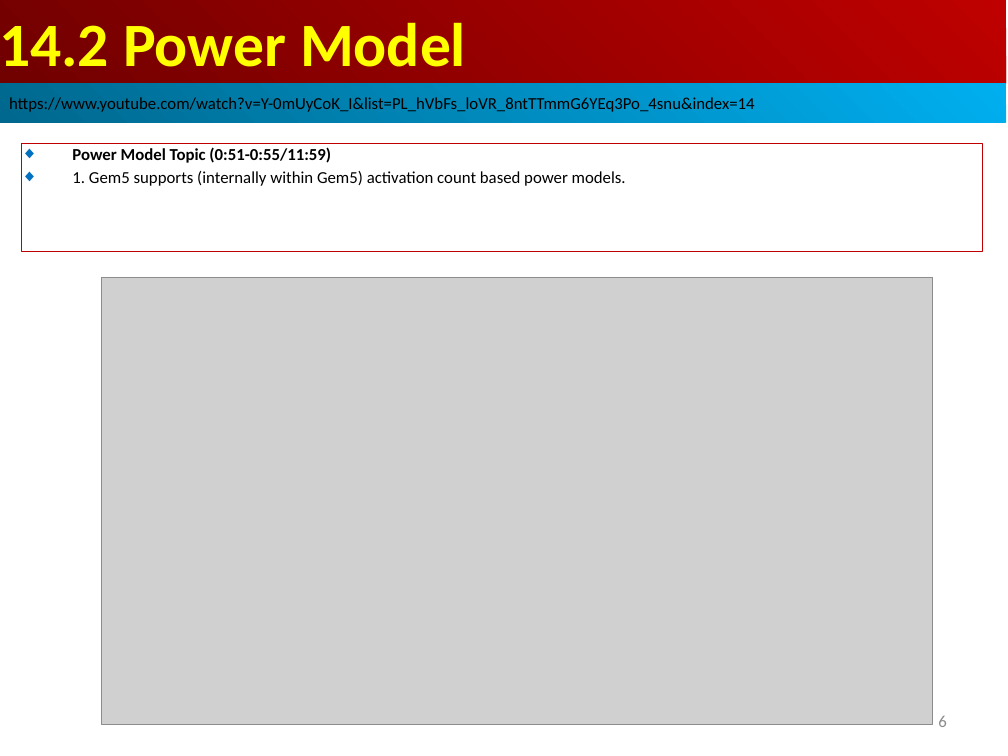
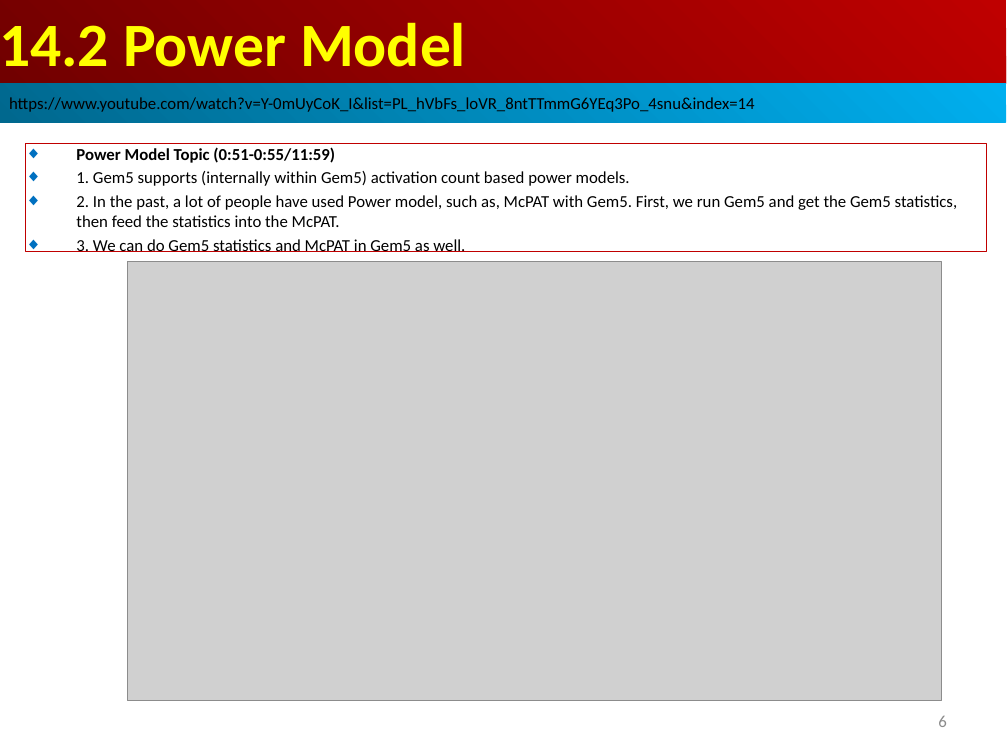
Before and after one commit to peterhchen/AIU_CS850_Gem5_McPAT, a slide deck: slide 6 of 050_Gem5/014.PwrMod/000_Video/014.PowerModel.ppt. Drawn at 1008x756 pixels with LibreOffice and Linux fonts; fonts in the diff are those of the drawing; grey boxes stand for pictures. Boxes give left, top, right and bottom in pixels: in the first picture for what was removed or moved away, otherwise in the second. Text is boxed around its words. In the diff, an @@ line names an element or a change of style, - is before the commit and + after.

```diff
--- a/050_Gem5/014.PwrMod/000_Video/014.PowerModel.ppt
+++ b/050_Gem5/014.PwrMod/000_Video/014.PowerModel.ppt
@@ rectangle "Power Model Topic (0:51-0:55/11:59)": place and size @@
-rectangle "Power Model Topic (0:51-0:55/11:59)" at box(21, 143, 983, 252)
+rectangle "Power Model Topic (0:51-0:55/11:59)" at box(25, 143, 987, 252)
@@ text in rectangle at box(76, 195, 958, 252): paragraphs added @@
+◆ 2. In the past, a lot of people have used Power model, such as, McPAT with Gem5. First, we run Gem5 and get the Gem5 statistics, then feed the statistics into the McPAT.
+◆ 3. We can do Gem5 statistics and McPAT in Gem5 as well.
@@ picture: place and size @@
-picture at box(102, 277, 932, 725)
+picture at box(127, 262, 941, 701)
```
Also in this commit, not shown: 2 other slides changed, 2 slides added.
